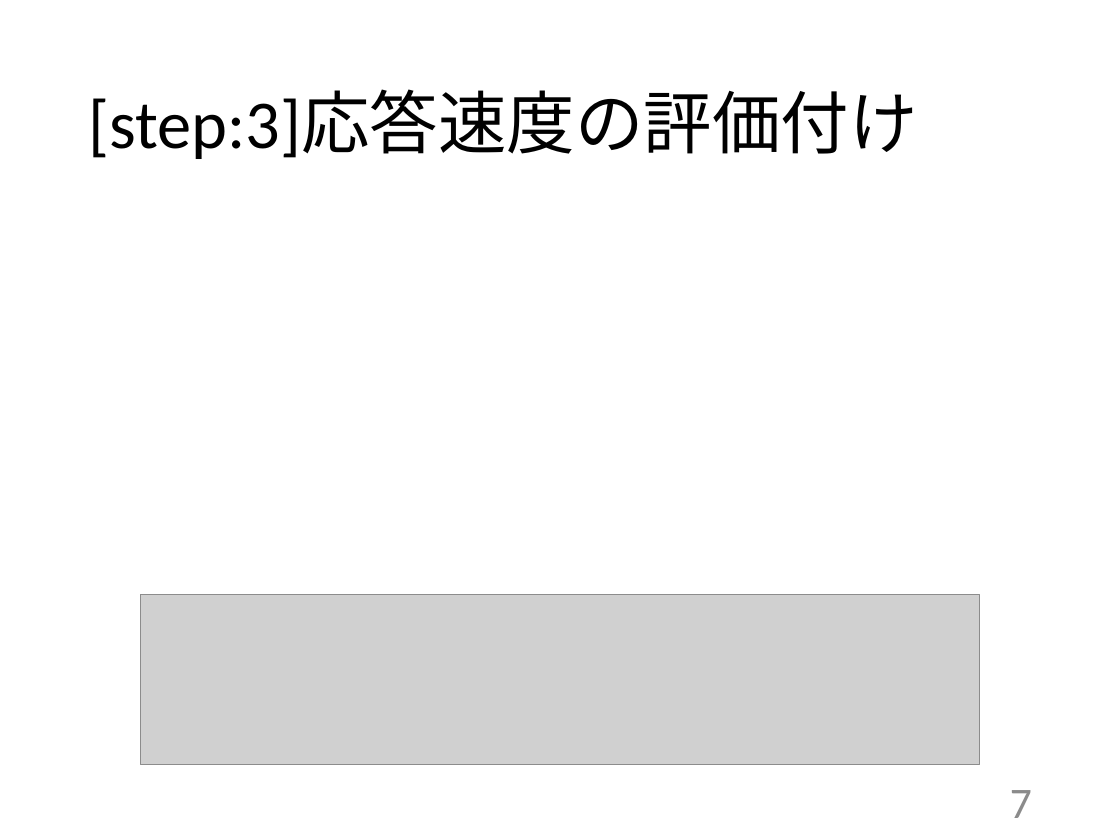
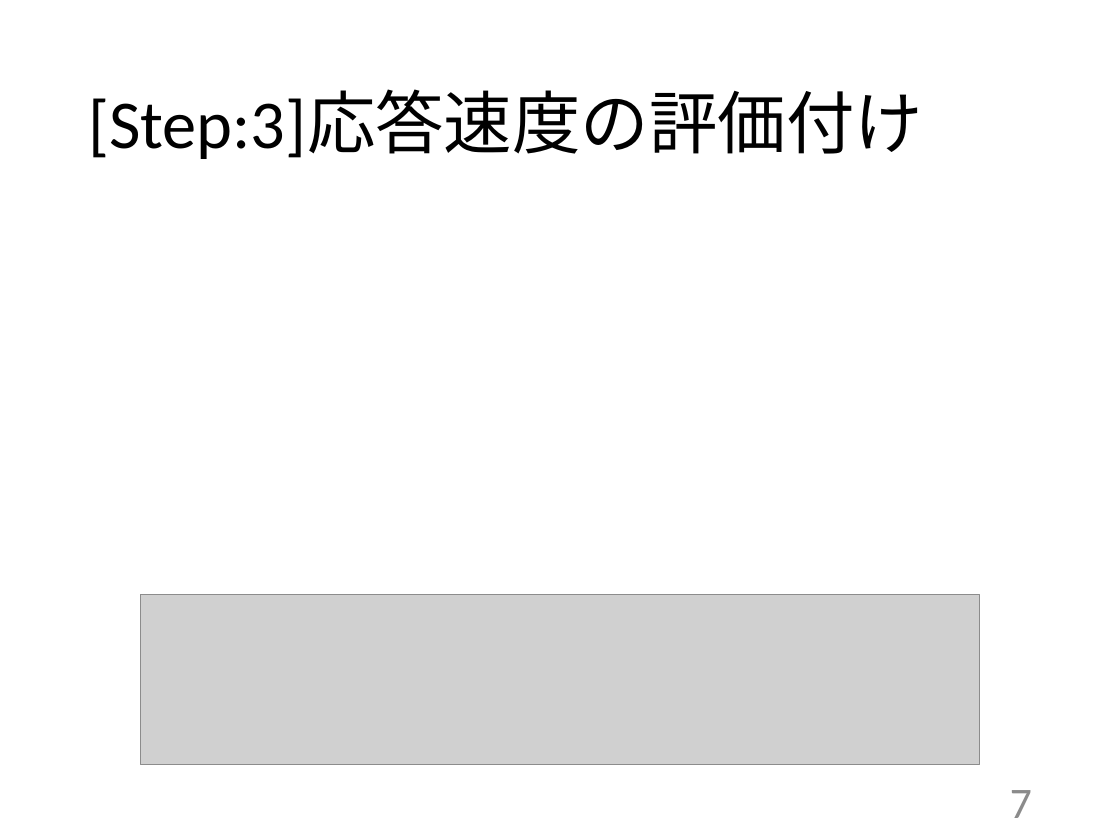
Before and after one commit to kait-takanolab/1821086_matsuo_thesis, a slide deck: slide 7 of 発表用/1821086_卒業研究発表会.pptx. Drawn at 1120x840 pixels with LibreOffice and Linux fonts; fonts in the diff are those of the drawing; grey boxes stand for pictures. Boxes give left, top, right and bottom in pixels: in the first picture for what was removed or moved away, otherwise in the second. Text is boxed around its words. In the diff, an @@ line names an element or a change of style, - is before the commit and + after.

```diff
--- a/発表用/1821086_卒業研究発表会.pptx
+++ b/発表用/1821086_卒業研究発表会.pptx
@@ title at bbox=[88, 91, 923, 159]: text changed @@
-[step:3]応答速度の評価付け
+[Step:3]応答速度の評価付け
```
Also in this commit, not shown: 8 other slides changed, 1 other file.
